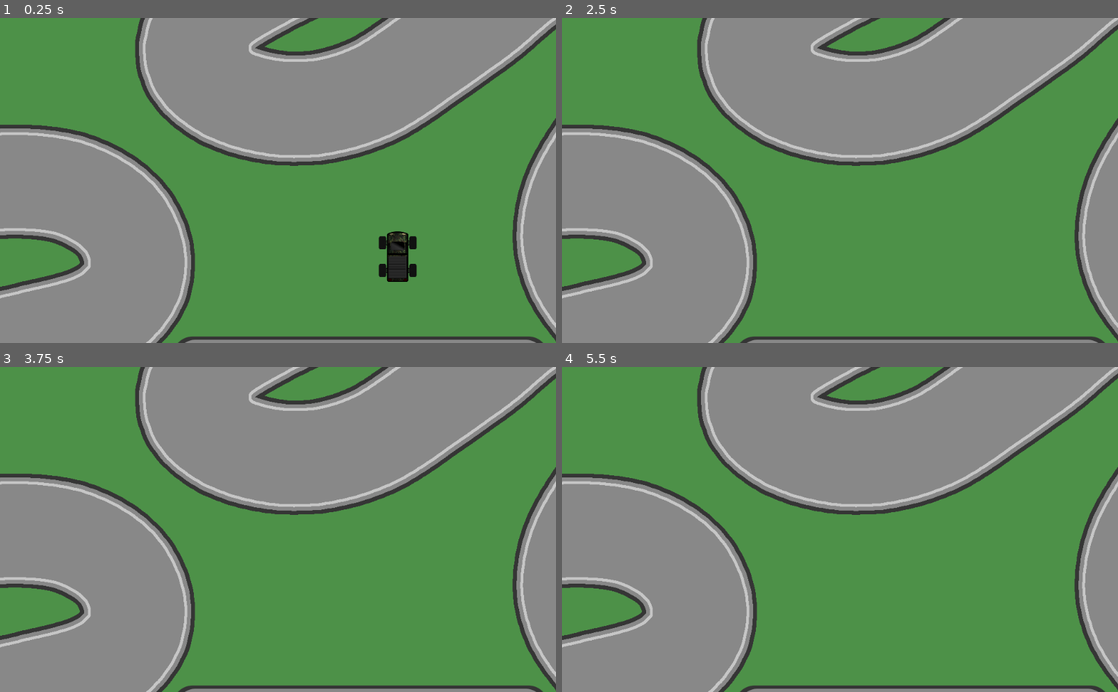
Above: before the commit, frames 1-4 (two rows, left to right).
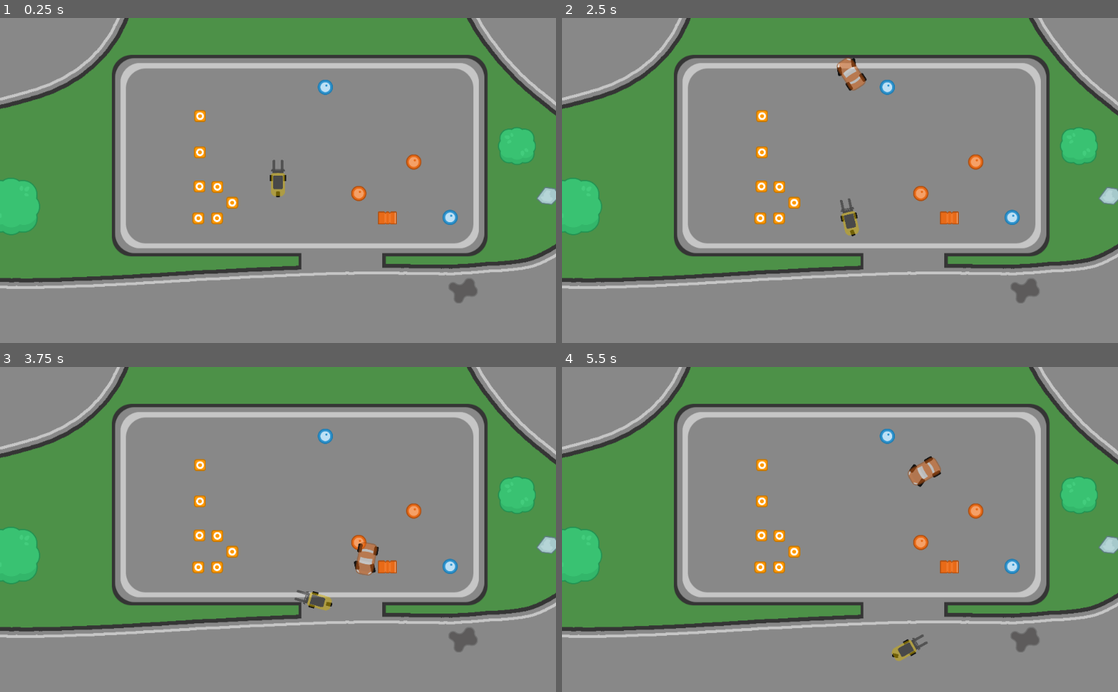
Above: after the commit, the same moments.

Repository: fswienty/godot-wheeled-vehicle-template
Game: Godot game, scene res://World.tscn
Same seed, same stepped clock (60 frames per second), same inputs: the game is played once before the commit and once after it.
Inputs:
- Up to frame 1 (0.25 s): no input
- Up to frame 2 (2.5 s): tap Enter at 0.5 s; hold D (steer_right) 0.53-1.28 s; hold S (decelerate) 0.53-1.28 s; hold A (steer_left) 1.28-2.03 s; tap S (decelerate) at 1.35 s; hold D (steer_right) from 2.03 s (still down); hold S (decelerate) from 2.03 s (still down)
- Up to frame 3 (3.75 s): release D (steer_right) at 2.78 s; release S (decelerate) at 2.78 s; hold W (accelerate) 2.78-3.53 s; tap S (decelerate) at 2.85 s; hold A (steer_left) from 3.53 s (still down); hold S (decelerate) from 3.53 s (still down)
- Up to frame 4 (5.5 s): keep holding A (steer_left); release S (decelerate) at 4.28 s; tap S (decelerate) at 4.35 s; hold S (decelerate) from 5.03 s (still down)

The runs differ from the first frame. In frame 1, 67% of the frame differs, in the area x 0-100%, y 0-100%; in frame 2, 67%; in frame 3, 67%; in frame 4, 67%.

Commit message:
Update World.tscn

Diff:
--- a/World.tscn
+++ b/World.tscn
@@ -1,7 +1,16 @@
-[gd_scene load_steps=3 format=2]
+[gd_scene load_steps=12 format=2]
 
 [ext_resource path="res://Sprites/racetrack2.png" type="Texture" id=1]
-[ext_resource path="res://Vehicles/Truck.tscn" type="PackedScene" id=2]
+[ext_resource path="res://Sprites/Objects/barrel_red.png" type="Texture" id=2]
+[ext_resource path="res://Sprites/Objects/barrel_red_down.png" type="Texture" id=3]
+[ext_resource path="res://Sprites/Objects/cone_straight.png" type="Texture" id=4]
+[ext_resource path="res://Sprites/Objects/barrel_blue.png" type="Texture" id=5]
+[ext_resource path="res://Sprites/Objects/rock3.png" type="Texture" id=6]
+[ext_resource path="res://Sprites/Objects/oil.png" type="Texture" id=7]
+[ext_resource path="res://Sprites/Objects/tree_large.png" type="Texture" id=8]
+[ext_resource path="res://Sprites/Objects/tree_small.png" type="Texture" id=9]
+[ext_resource path="res://Vehicles/Car.tscn" type="PackedScene" id=10]
+[ext_resource path="res://Vehicles/Forklift.tscn" type="PackedScene" id=11]
 
 [node name="World" type="Node2D"]
 
@@ -9,16 +18,116 @@
 scale = Vector2( 2, 2 )
 texture = ExtResource( 1 )
 
+[node name="Objects" type="Node2D" parent="."]
+editor/display_folded = true
+position = Vector2( 8.59183, -5.72791 )
+
+[node name="barrel_red" type="Sprite" parent="Objects"]
+position = Vector2( 715.547, 976.7 )
+texture = ExtResource( 2 )
+
+[node name="barrel_red_down" type="Sprite" parent="Objects"]
+position = Vector2( 618.173, 1184.34 )
+texture = ExtResource( 3 )
+
+[node name="cone_straight" type="Sprite" parent="Objects"]
+position = Vector2( -72.0374, 807.728 )
+texture = ExtResource( 4 )
+
+[node name="barrel_blue" type="Sprite" parent="Objects"]
+position = Vector2( 849.473, 1181.68 )
+texture = ExtResource( 5 )
+
+[node name="rock3" type="Sprite" parent="Objects"]
+position = Vector2( 1211.01, 1102.71 )
+texture = ExtResource( 6 )
+
+[node name="oil" type="Sprite" parent="Objects"]
+position = Vector2( 897.208, 1452.8 )
+texture = ExtResource( 7 )
+
+[node name="tree_large" type="Sprite" parent="Objects"]
+position = Vector2( -767.238, 1141.14 )
+texture = ExtResource( 8 )
+
+[node name="tree_small" type="Sprite" parent="Objects"]
+position = Vector2( 1095.85, 918.533 )
+texture = ExtResource( 9 )
+
+[node name="tree_large2" type="Sprite" parent="Objects"]
+position = Vector2( -1782.68, 359.208 )
+texture = ExtResource( 8 )
+
+[node name="tree_large3" type="Sprite" parent="Objects"]
+position = Vector2( -820.856, -531.971 )
+texture = ExtResource( 8 )
+
+[node name="tree_large4" type="Sprite" parent="Objects"]
+position = Vector2( 738.706, -146.156 )
+texture = ExtResource( 8 )
+
+[node name="tree_small2" type="Sprite" parent="Objects"]
+position = Vector2( 298.551, 272.264 )
+texture = ExtResource( 9 )
+
+[node name="tree_small3" type="Sprite" parent="Objects"]
+position = Vector2( 119.229, 326.604 )
+texture = ExtResource( 9 )
+
+[node name="tree_large5" type="Sprite" parent="Objects"]
+position = Vector2( 1548.37, -1390.55 )
+texture = ExtResource( 8 )
+
+[node name="tree_small4" type="Sprite" parent="Objects"]
+position = Vector2( -967.575, -1374.24 )
+texture = ExtResource( 9 )
+
+[node name="cone_straight2" type="Sprite" parent="Objects"]
+position = Vector2( -72.6497, 941.309 )
+texture = ExtResource( 4 )
+
+[node name="cone_straight3" type="Sprite" parent="Objects"]
+position = Vector2( -74.0817, 1067.32 )
+texture = ExtResource( 4 )
+
+[node name="cone_straight4" type="Sprite" parent="Objects"]
+position = Vector2( -78.3776, 1184.74 )
+texture = ExtResource( 4 )
+
+[node name="cone_straight5" type="Sprite" parent="Objects"]
+position = Vector2( -8.21094, 1068.76 )
+texture = ExtResource( 4 )
+
+[node name="cone_straight6" type="Sprite" parent="Objects"]
+position = Vector2( -9.64288, 1184.74 )
+texture = ExtResource( 4 )
+
+[node name="cone_straight7" type="Sprite" parent="Objects"]
+position = Vector2( 46.204, 1127.47 )
+texture = ExtResource( 4 )
+
+[node name="barrel_red2" type="Sprite" parent="Objects"]
+position = Vector2( 513.027, 1093.1 )
+texture = ExtResource( 2 )
+
+[node name="barrel_blue2" type="Sprite" parent="Objects"]
+position = Vector2( 389.877, 700.738 )
+texture = ExtResource( 5 )
+
+[node name="Car" parent="." instance=ExtResource( 10 )]
+
+[node name="Forklift" parent="." instance=ExtResource( 11 )]
+position = Vector2( 224.06, 1039.74 )
+
 [node name="Camera2D" type="Camera2D" parent="."]
+position = Vector2( 224.06, 1039.74 )
 current = true
 zoom = Vector2( 2, 2 )
 process_mode = 0
 drag_margin_h_enabled = false
 drag_margin_v_enabled = false
+smoothing_speed = 20.0
 drag_margin_left = 0.0
 drag_margin_top = 0.0
 drag_margin_right = 0.0
 drag_margin_bottom = 0.0
-
-[node name="Truck" parent="." instance=ExtResource( 2 )]
-position = Vector2( 441.073, 281.355 )
